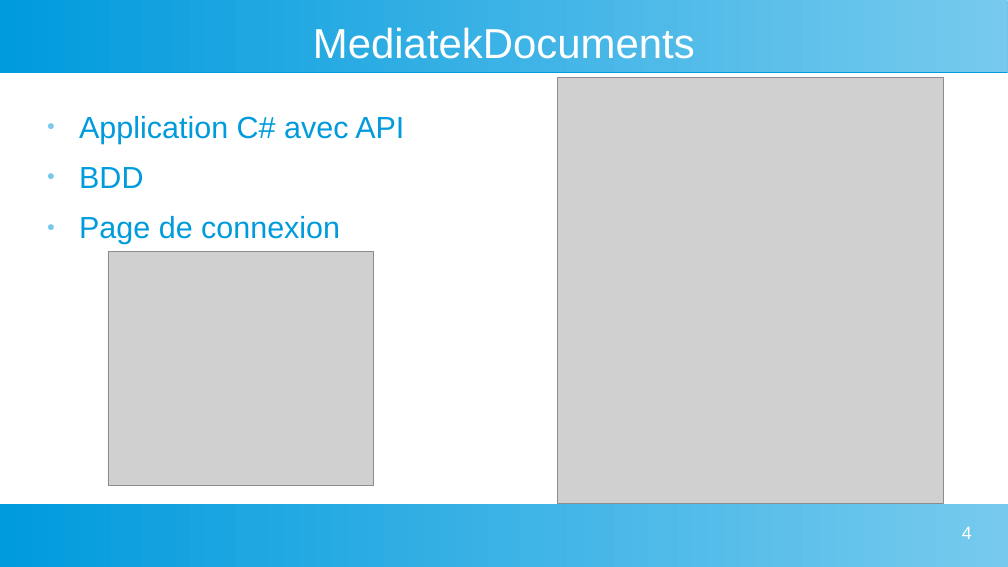
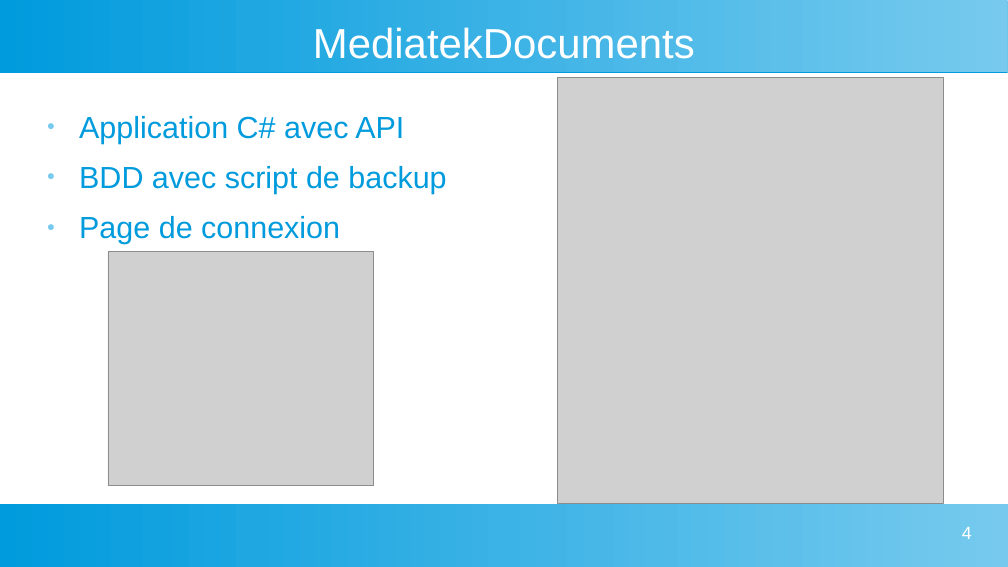
Before and after one commit to alpha-echo/alpha-echo.github.io, a slide deck: slide 4 of E4.odp. Drawn at 1008x567 pixels with LibreOffice and Linux fonts; fonts in the diff are those of the drawing; grey boxes stand for pictures. Boxes give left, top, right and bottom in pixels: in the first picture for what was removed or moved away, otherwise in the second. Text is boxed around its words. In the diff, an @@ line names an element or a change of style, - is before the commit and + after.

Commit message:
powerpoint backup

```diff
--- a/E4.odp
+++ b/E4.odp
@@ text at <box>79,166,446,194</box>: text changed @@
-● BDD
+● BDD avec script de backup
```
